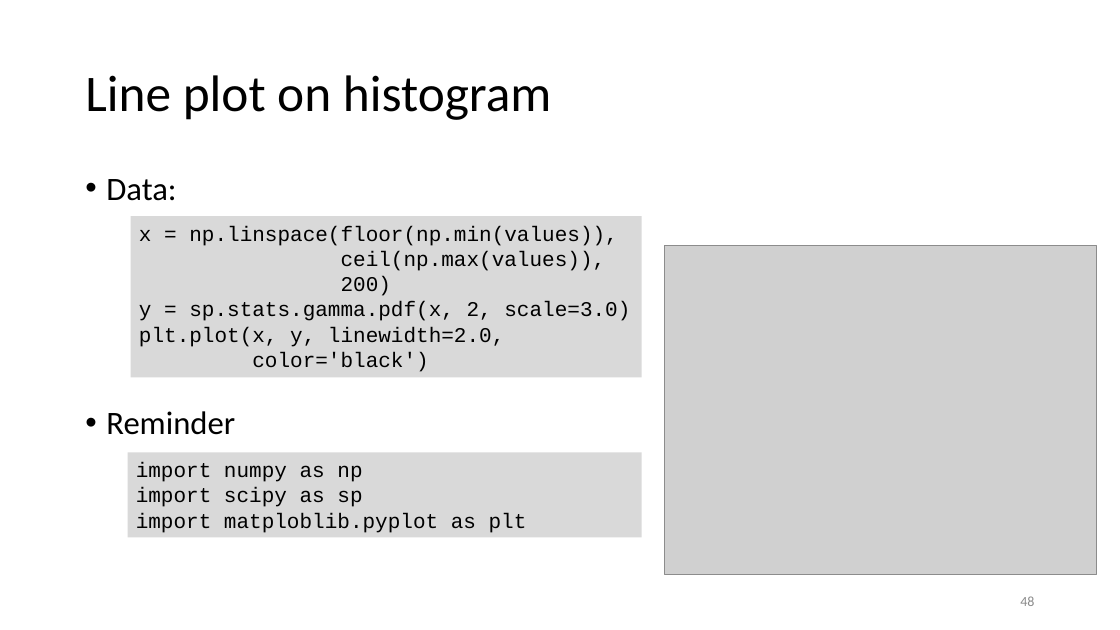
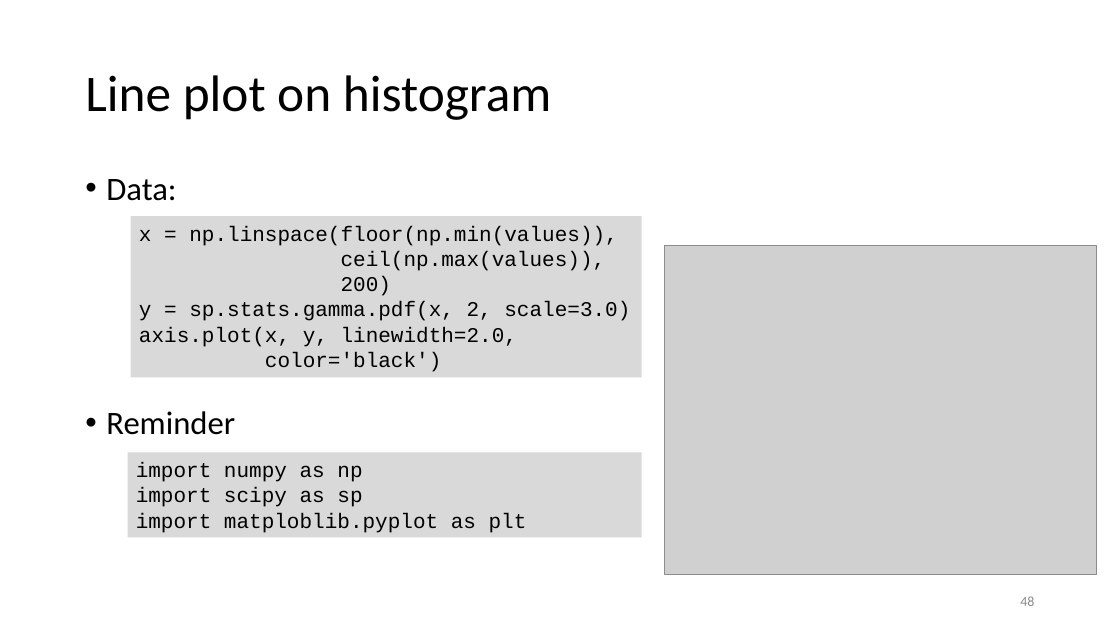
Before and after one commit to gjbex/Scientific-Python, a slide deck: slide 48 of scientific_python.pptx. Drawn at 1120x630 pixels with LibreOffice and Linux fonts; fonts in the diff are those of the drawing; grey boxes stand for pictures. Boxes give left, top, right and bottom in pixels: in the first picture for what was removed or moved away, otherwise in the second. Text is boxed around its words. In the diff, an @@ line names an element or a change of style, - is before the commit and + after.

```diff
--- a/scientific_python.pptx
+++ b/scientific_python.pptx
@@ text in rectangle at [139,327,517,347]: text changed @@
-plt.plot(x, y, linewidth=2.0,
+axis.plot(x, y, linewidth=2.0,
```
Also in this commit, not shown: 5 other slides changed, 9 other files.
